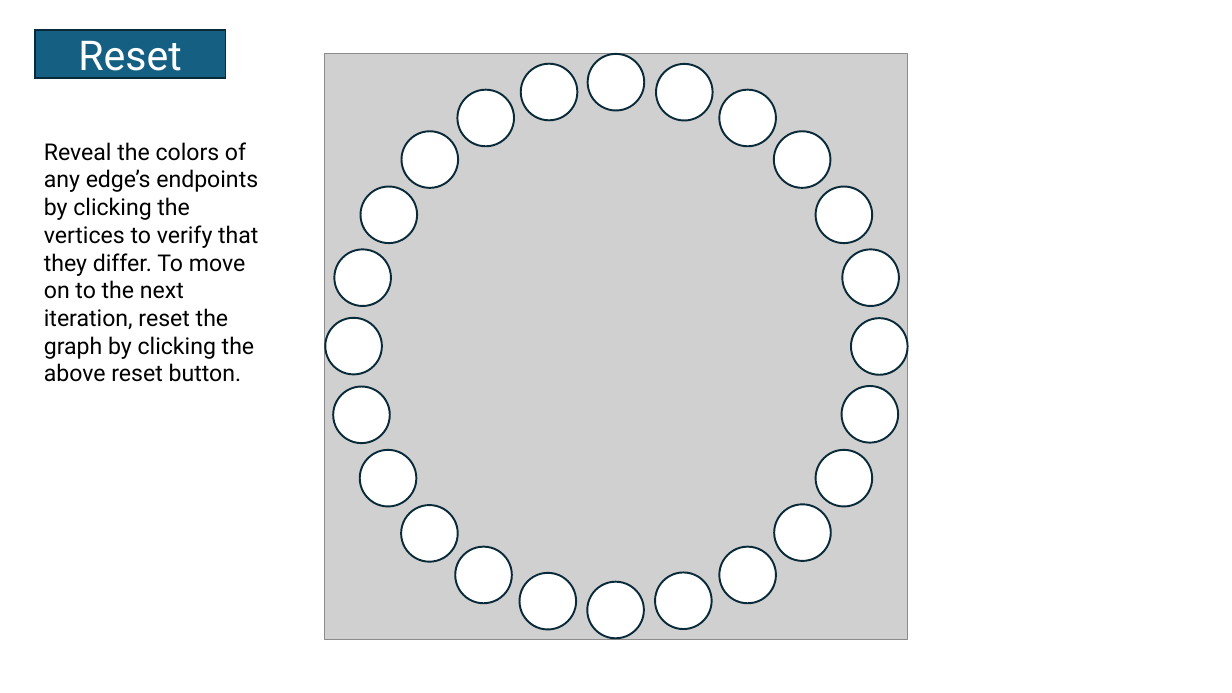
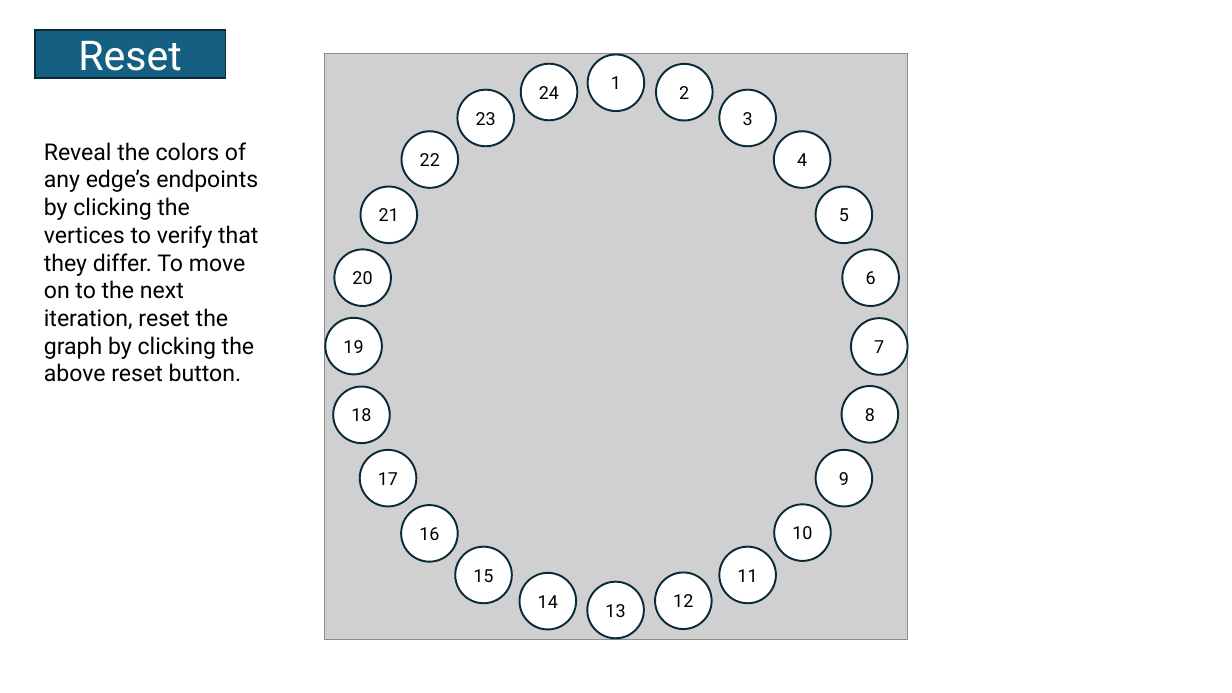
Before and after one commit to shawnong60/shawnong60.github.io, a slide deck: slide 3 of teaching/teaching-docs/zk-interactive.pptm. Drawn at 1232x693 pixels with LibreOffice and Linux fonts; fonts in the diff are those of the drawing; grey boxes stand for pictures. Boxes give left, top, right and bottom in pixels: in the first picture for what was removed or moved away, otherwise in the second. Text is boxed around its words. In the diff, an @@ line names an element or a change of style, - is before the commit and + after.

```diff
--- a/teaching/teaching-docs/zk-interactive.pptm
+++ b/teaching/teaching-docs/zk-interactive.pptm
@@ text in ellipse at (539, 86, 559, 99): text added @@
+24
@@ text in ellipse at (611, 76, 621, 89): text added @@
+1
@@ text in ellipse at (679, 86, 689, 99): text added @@
+2
@@ text in ellipse at (476, 112, 496, 125): text added @@
+23
@@ text in ellipse at (743, 112, 753, 125): text added @@
+3
@@ text in ellipse at (420, 153, 440, 166): text added @@
+22
@@ text in ellipse at (797, 153, 807, 166): text added @@
+4
@@ text in ellipse at (379, 208, 399, 221): text added @@
+21
@@ text in ellipse at (839, 208, 849, 221): text added @@
+5
@@ text in ellipse at (352, 271, 372, 284): text added @@
+20
@@ text in ellipse at (866, 271, 876, 284): text added @@
+6
@@ text in ellipse at (343, 340, 363, 353): text added @@
+19
@@ text in ellipse at (874, 340, 884, 353): text added @@
+7
@@ text in ellipse at (351, 408, 371, 421): text added @@
+18
@@ text in ellipse at (865, 408, 875, 421): text added @@
+8
@@ text in ellipse at (378, 472, 398, 485): text added @@
+17
@@ text in ellipse at (839, 472, 849, 485): text added @@
+9
@@ text in ellipse at (419, 527, 439, 540): text added @@
+16
@@ text in ellipse at (792, 526, 812, 539): text added @@
+10
@@ text in ellipse at (473, 569, 493, 582): text added @@
+15
@@ text in ellipse at (737, 569, 757, 582): text added @@
+11
@@ text in ellipse at (538, 595, 558, 608): text added @@
+14
@@ text in ellipse at (673, 594, 693, 607): text added @@
+12
@@ text in ellipse at (605, 604, 625, 617): text added @@
+13
```
Also in this commit, not shown: 5 other slides changed, 4 other files.
